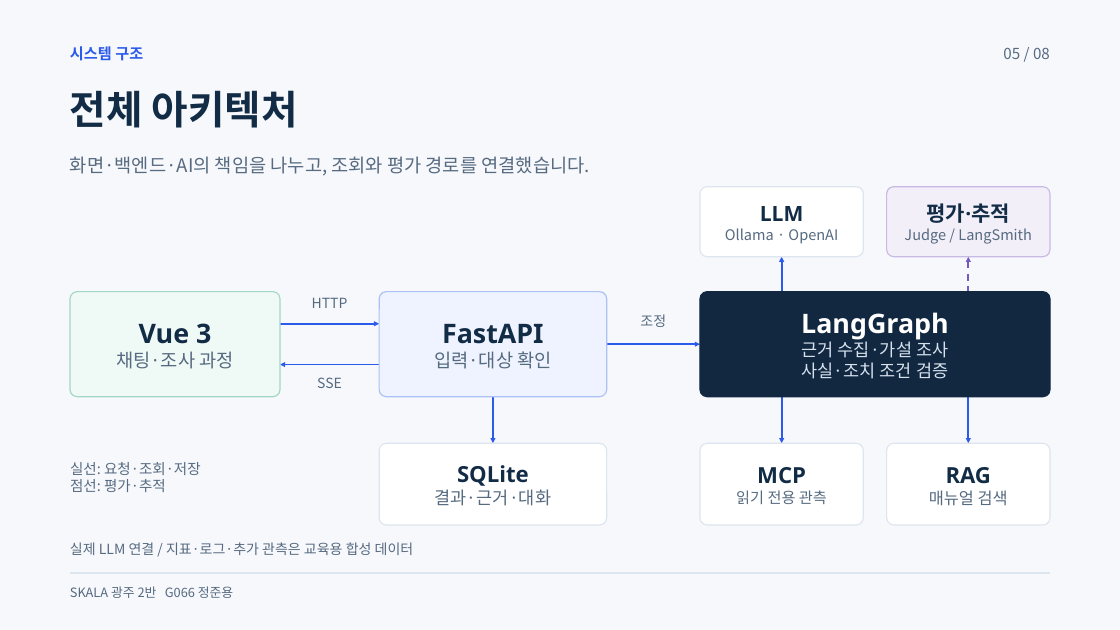
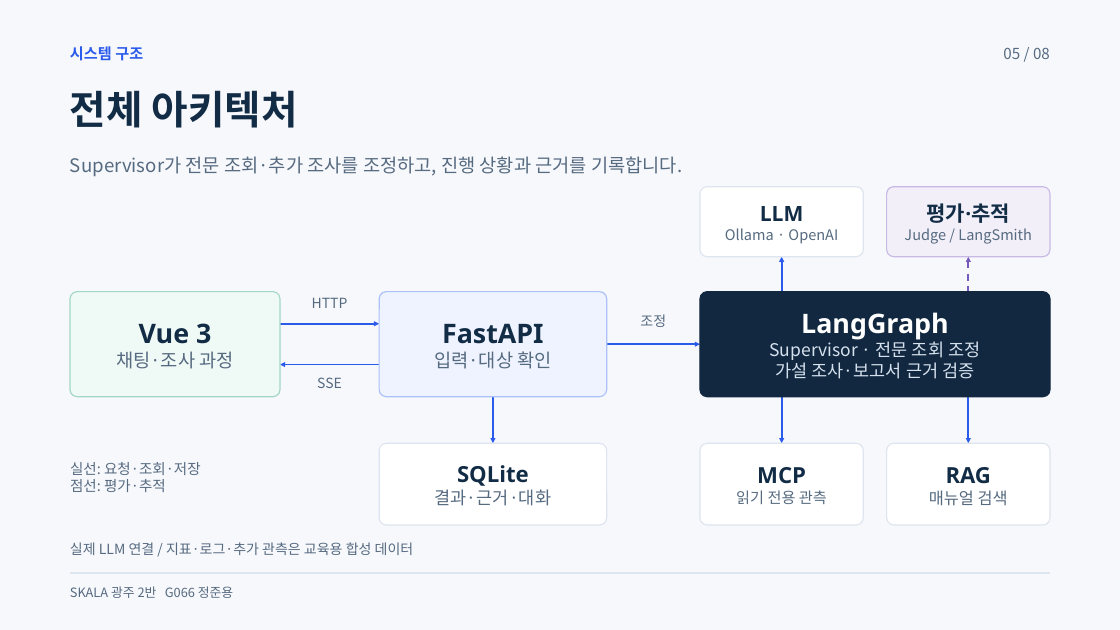
Before and after one commit to beshurl/skala-ai-mini-project, a slide deck: slide 5 of doc/presentation/운영진단_에이전트_5분발표.pptx. Drawn at 1120x630 pixels with LibreOffice and Linux fonts; fonts in the diff are those of the drawing. Boxes give left, top, right and bottom in pixels: in the first picture for what was removed or moved away, otherwise in the second. Text is boxed around its words. In the diff, an @@ line names an element or a change of style, - is before the commit and + after.

```diff
--- a/doc/presentation/운영진단_에이전트_5분발표.pptx
+++ b/doc/presentation/운영진단_에이전트_5분발표.pptx
@@ text at <box>70,156,682,177</box>: text changed @@
-화면·백엔드·AI의 책임을 나누고, 조회와 평가 경로를 연결했습니다.
+Supervisor가 전문 조회·추가 조사를 조정하고, 진행 상황과 근거를 기록합니다.
@@ text in rounded rectangle at <box>769,338,980,379</box>: text changed @@
-근거 수집·가설 조사
-사실·조치 조건 검증
+Supervisor · 전문 조회 조정
+가설 조사·보고서 근거 검증
```
Also in this commit, not shown: 4 other slides changed, 6 other files.
